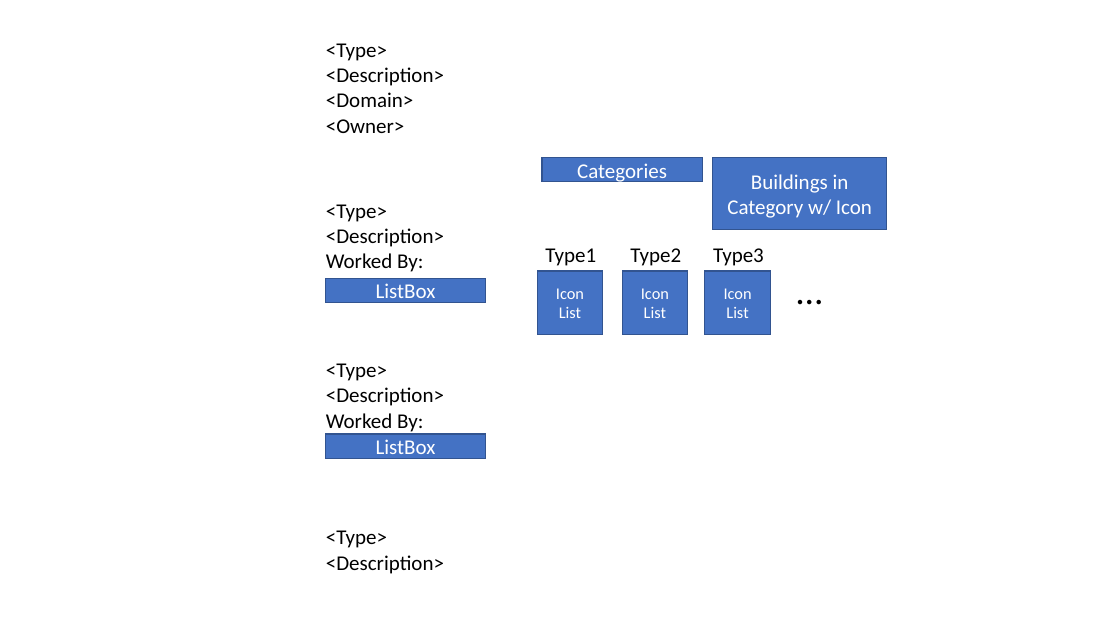
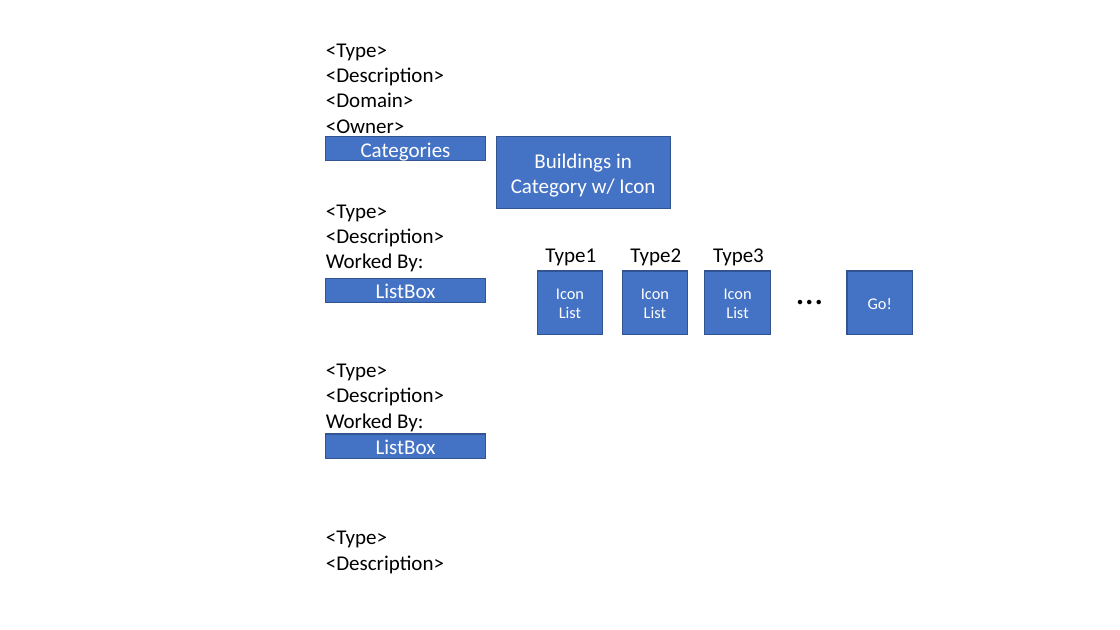
Before and after one commit to mikegale56/4XCityBuilder, a slide deck: slide 1 of UI Screens.pptx. Drawn at 1120x630 pixels with LibreOffice and Linux fonts; fonts in the diff are those of the drawing; background and template pictures are left out. Boxes give left, top, right and bottom in pixels: in the first picture for what was removed or moved away, otherwise in the second. Text is boxed around its words. In the diff, an @@ line names an element or a change of style, - is before the commit and + after.

```diff
--- a/UI Screens.pptx
+++ b/UI Screens.pptx
@@ rectangle "Categories": place and size @@
-rectangle "Categories" at <box>542,158,702,182</box>
+rectangle "Categories" at <box>326,137,486,161</box>
@@ rectangle "Buildings in Category w/ Icon": place and size @@
-rectangle "Buildings in Category w/ Icon" at <box>712,158,886,229</box>
+rectangle "Buildings in Category w/ Icon" at <box>497,137,670,208</box>
@@ rectangle added at <box>847,271,912,334</box>, fill #4472C4, outline #325491 1 pt, 14 pt, text #FFFFFF @@
+Go!
```
Also in this commit, not shown: 50 other files.
